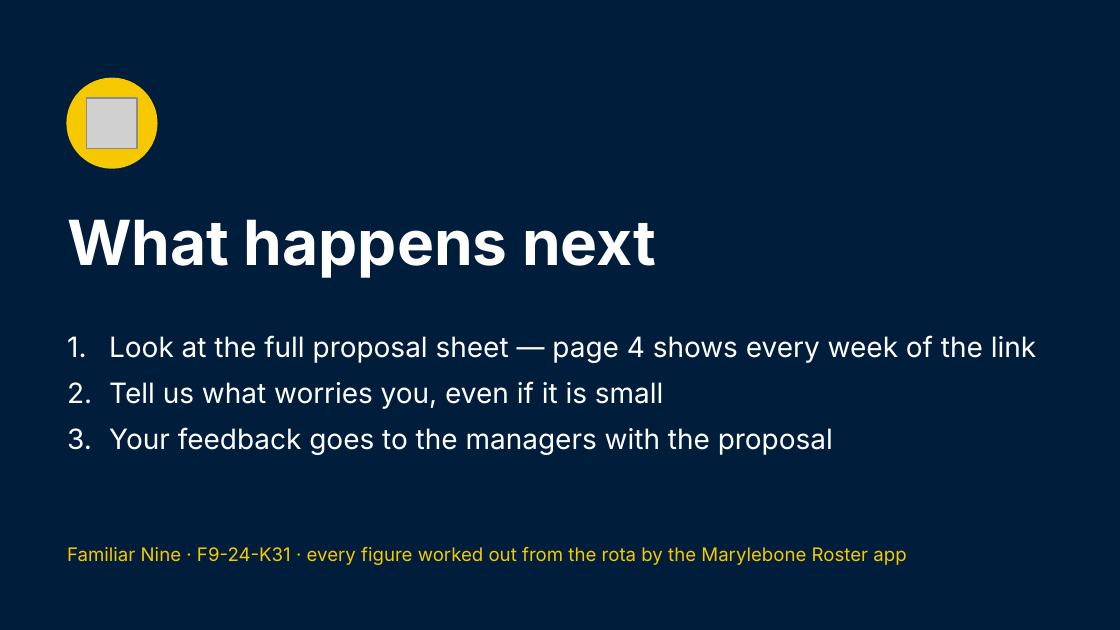
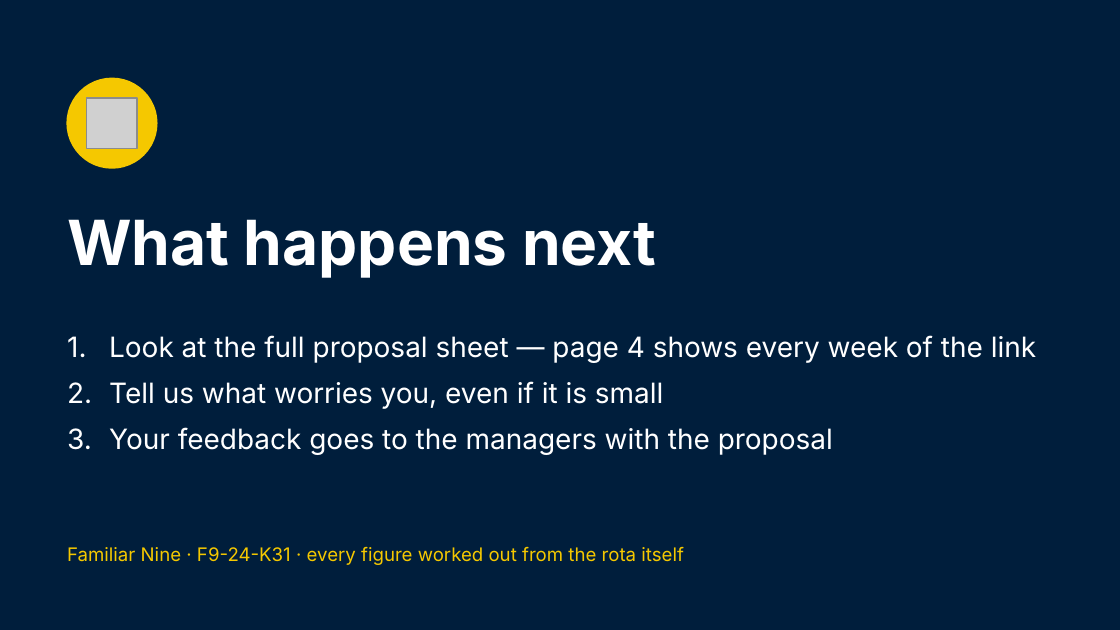
Before and after one commit to Garethdavidmiller/roster-app, a slide deck: slide 15 of docs/proposals/presentations/Familiar-Nine-for-colleagues.pptx. Drawn at 1120x630 pixels with LibreOffice and Linux fonts; fonts in the diff are those of the drawing; grey boxes stand for pictures. Boxes give left, top, right and bottom in pixels: in the first picture for what was removed or moved away, otherwise in the second. Text is boxed around its words. In the diff, an @@ line names an element or a change of style, - is before the commit and + after.

```diff
--- a/docs/proposals/presentations/Familiar-Nine-for-colleagues.pptx
+++ b/docs/proposals/presentations/Familiar-Nine-for-colleagues.pptx
@@ text at [67, 547, 684, 565]: text changed @@
-Familiar Nine · F9-24-K31 · every figure worked out from the rota by the Marylebone Roster app
+Familiar Nine · F9-24-K31 · every figure worked out from the rota itself
```
Also in this commit, not shown: 2 other slides changed, 40 other files.
